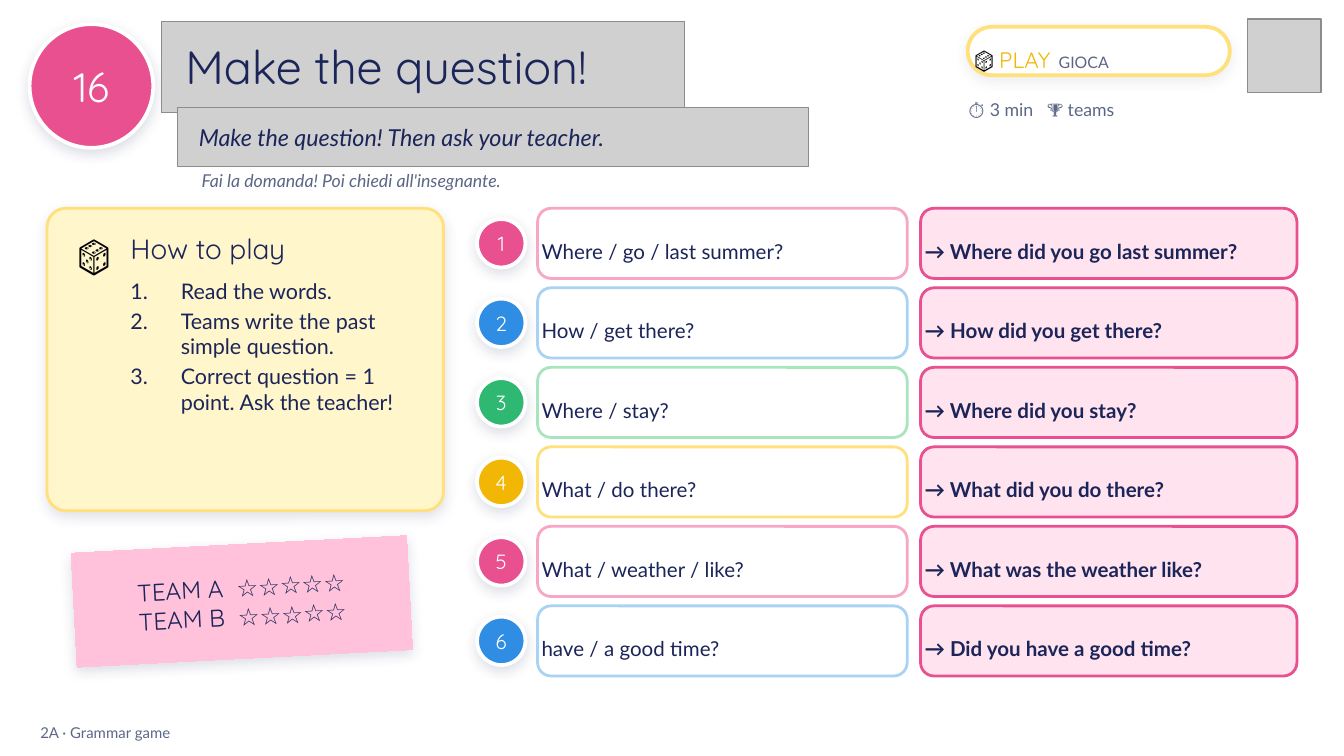
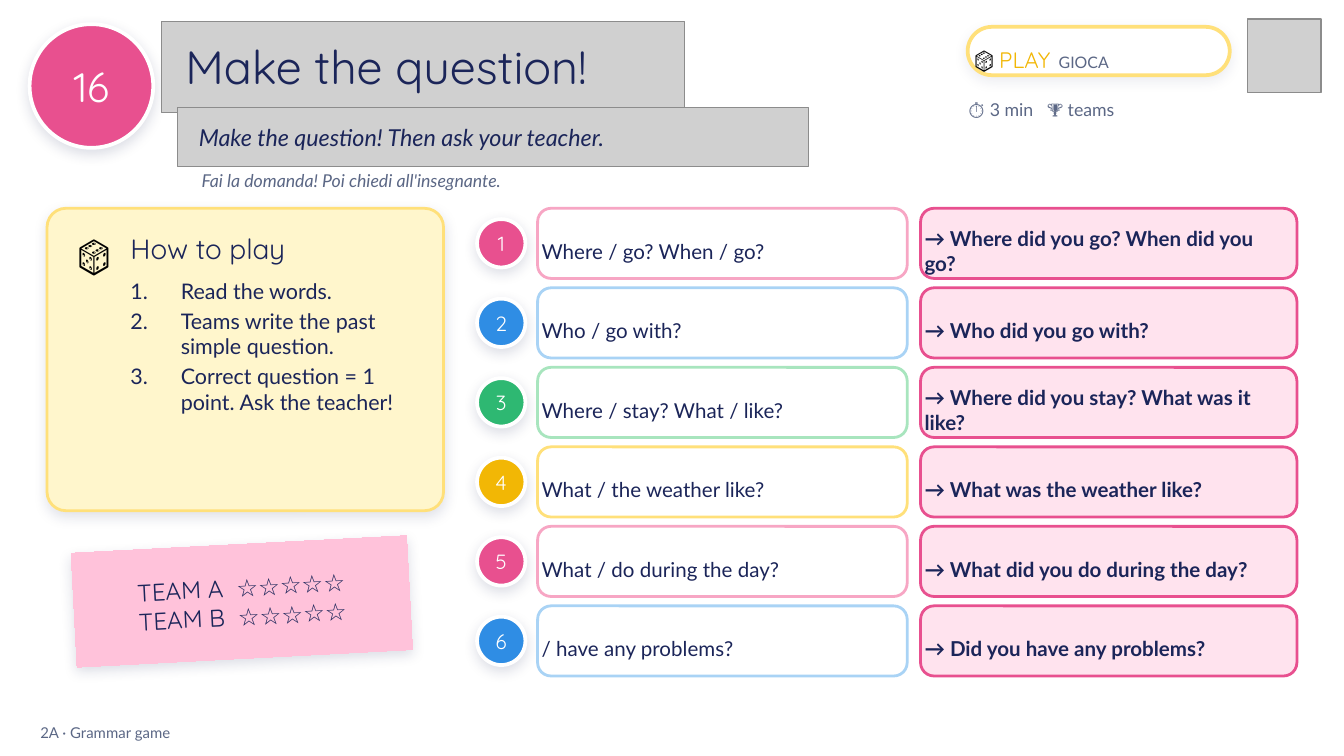
Before and after one commit to londonlanguageschool/Bagheria-, a slide deck: slide 16 of materials/A2/A2_2A_Wheres_my_passport_v3.pptx. Drawn at 1344x756 pixels with LibreOffice and Linux fonts; fonts in the diff are those of the drawing; grey boxes stand for pictures; background and template pictures are left out. Boxes give left, top, right and bottom in pixels: in the first picture for what was removed or moved away, otherwise in the second. Text is boxed around its words. In the diff, an @@ line names an element or a change of style, - is before the commit and + after.

```diff
--- a/materials/A2/A2_2A_Wheres_my_passport_v3.pptx
+++ b/materials/A2/A2_2A_Wheres_my_passport_v3.pptx
@@ text in rounded rectangle at [925,230,1253,276]: text changed @@
-→ Where did you go last summer?
+→ Where did you go? When did you go?
@@ text in rounded rectangle at [542,244,765,263]: text changed @@
-Where / go / last summer?
+Where / go? When / go?
@@ text in rounded rectangle at [542,323,682,342]: text changed @@
-How / get there?
+Who / go with?
@@ text in rounded rectangle at [950,322,1149,342]: text changed @@
-→ How did you get there?
+→ Who did you go with?
@@ text in rounded rectangle at [925,389,1251,435]: text changed @@
-→ Where did you stay?
+→ Where did you stay? What was it like?
@@ text in rounded rectangle at [542,403,783,422]: text changed @@
-Where / stay?
+Where / stay? What / like?
@@ text in rounded rectangle at [542,482,764,497]: text changed @@
-What / do there?
+What / the weather like?
@@ text in rounded rectangle at [950,481,1202,497]: text changed @@
-→ What did you do there?
+→ What was the weather like?
@@ text in rounded rectangle at [542,562,779,581]: text changed @@
-What / weather / like?
+What / do during the day?
@@ text in rounded rectangle at [950,561,1247,581]: text changed @@
-→ What was the weather like?
+→ What did you do during the day?
@@ text in rounded rectangle at [556,641,733,660]: text changed @@
-have / a good time?
+/ have any problems?
@@ text in rounded rectangle at [950,640,1205,660]: text changed @@
-→ Did you have a good time?
+→ Did you have any problems?
```
Also in this commit, not shown: 2 other slides changed.
